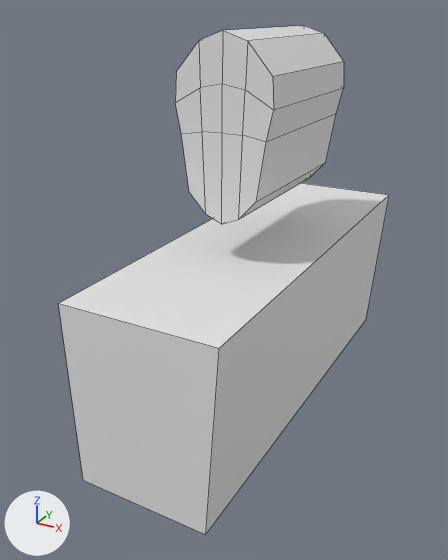
Before and after pictures for a commit that changed the Blender file The Fog Is Coming/Assets/prefabs/capster/capster.blend.
One viewpoint serves both versions: a 50 mm camera at (1.14, -2.49, 5.1) aimed at (-0.13, -0.17, 3.93). Arrows for +X, +Y and +Z are at lower left; the lights stay in place. Mesh edges are drawn as thin lines.
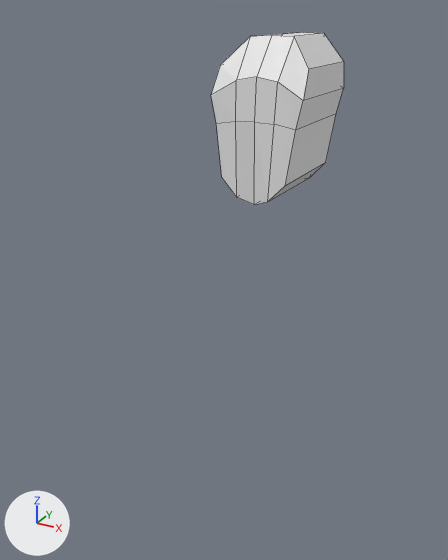
The newer file is also turned or shifted as a whole; pictures and numbers use the older file's frame.

What changed in the scene script:
```text
Change me_cube_001:
    used by ob_cube; location = (0.0, 0.0, 4.673); scale = (0.386, 0.386, 0.386)
    remove me_cube_001.from_pydata(...)  # 40 vertices, 38 faces; spans x -0.61..0.49, y -1.0..1.0, z -1.0..0.9
    add me_cube_001.from_pydata(...)  # 40 vertices, 38 faces; spans x -0.61..0.49, y -0.29..1.0, z -1.0..0.82
    me_cube_001 part 1: 21 of 40 vertices moved; they spanned x -0.61..0.49, y -1.0..1.0, z -1.0..0.9 and now span x -0.61..0.49, y -0.29..1.0, z -0.99..0.82; mean shift (0.0, 0.77, -0.01); largest move (-0.06, -1.0, 0.9) -> (-0.06, 0.1, 0.82)
Remove ob_cube_001:
    ob_cube_001 = bpy.data.objects.new('Cube.001', me_cube_002)
    ob_cube_001.location = (0.005, 0.0, 3.168)
```

Boxes [x1, y1, x2, y2] around the edits, measured in the pictures (448 x 560 px):
'Cube.001', deleted: before [58, 183, 389, 535]
'Cube', reshaped (21% narrower, 13% shorter): before [175, 25, 344, 224]; after [211, 32, 344, 205]
